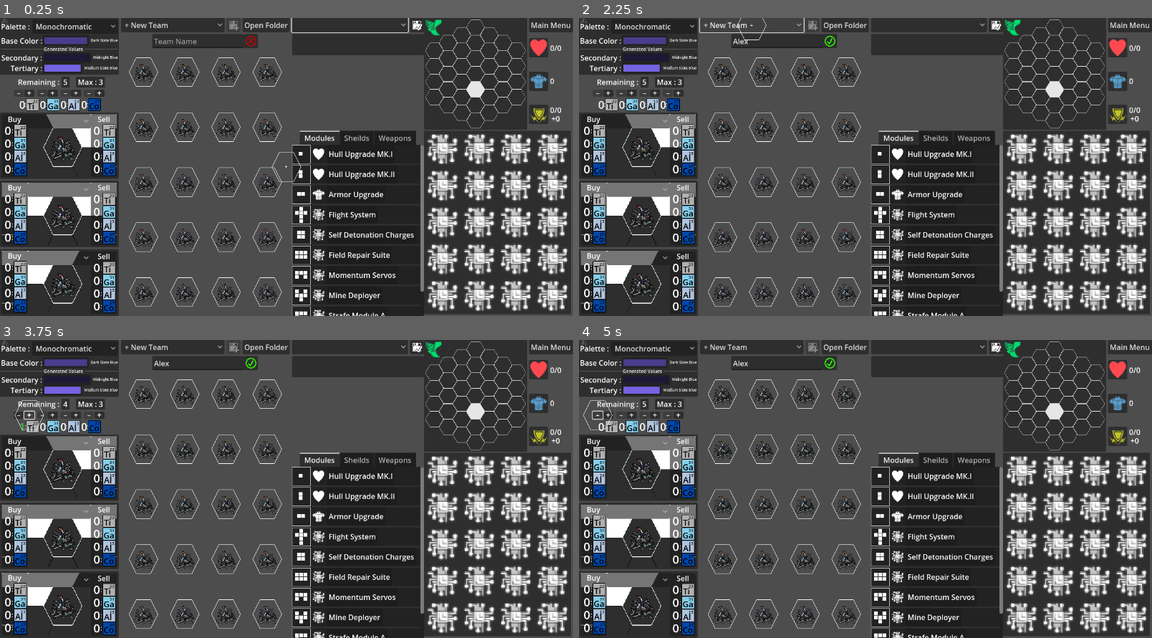
Above: before the commit, frames 1-4 (two rows, left to right).
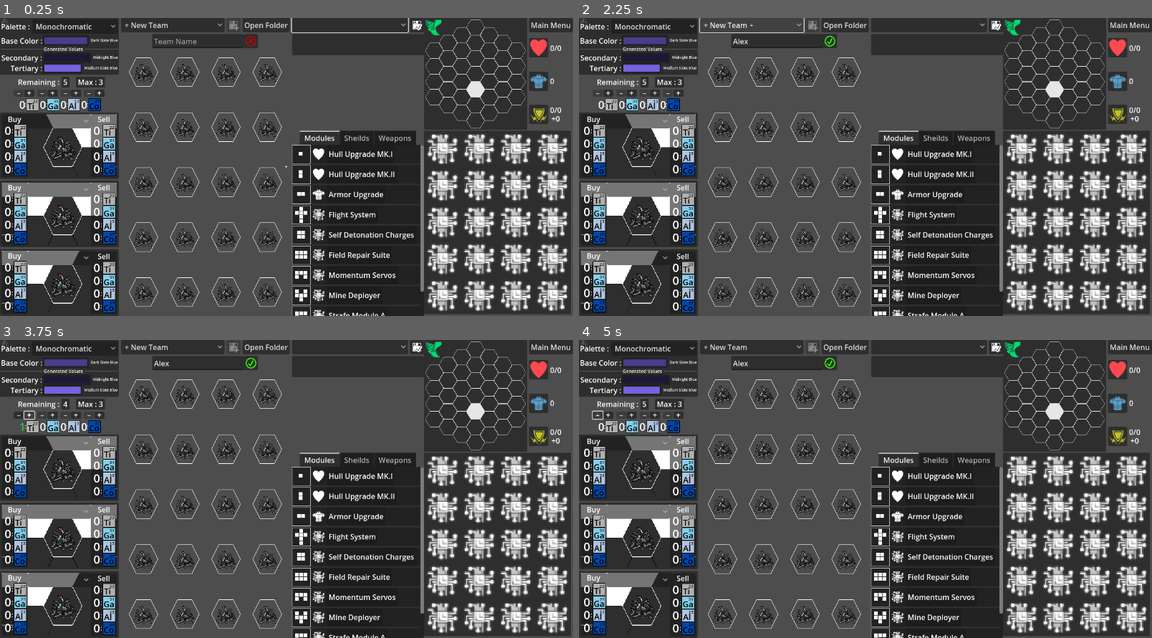
Above: after the commit, the same moments.

Repository: APillarOfSalt/BattleMecha2.0
Game: Godot game, scene res://unit_customizer.tscn
Same seed, same stepped clock (60 frames per second), same inputs: the game is played once before the commit and once after it. This scene is started directly instead of the project's main scene.
Inputs (mouse positions are in pixels of both pictures, inside the frame that each line leads up to):
- Up to frame 1 (0.25 s): no input
- Up to frame 2 (2.25 s): click (779, 41) at 0.52 s; type "Alex" at 0.6 s; click "+ New Team" at 1.25 s; click "+ New Team" at 2 s
- Up to frame 3 (3.75 s): click "Monochromatic" at 2.75 s; click (28, 414) at 3.5 s
- Up to frame 4 (5 s): click (596, 414) at 4.25 s

The runs differ from the first frame. In frame 1, less than 0.1% of the frame differs, in the area x 47-53%, y 44-56%; in frame 2, less than 0.1%; in frame 3, less than 0.1%; in frame 4, less than 0.1%.

Commit message:
Finished Combat Refactor
Now its just cosmetics

Diff:
--- a/animation_controller_defense.gd
+++ b/animation_controller_defense.gd
@@ -64,10 +64,13 @@
 	stats._on_hit()
 	finished.emit()
 
-func _play_death():
+@rpc("any_peer", "call_remote", "reliable")
+func _play_death(local:bool=true):
 	active_anim = ANIM.death
 	active_anim_name = ANIMS[active_anim].anim
 	play_msec = Time.get_ticks_msec()+100
+	if local:
+		_play_death.rpc(false)
 
 
 const STRS : Dictionary = {
--- a/attack_queue.gd
+++ b/attack_queue.gd
@@ -34,13 +34,14 @@
 	attacks.pop_front().play()
 	return true
 func _on_anim_finished(atk:Container):
-	await Global.create_wait_timer(1)
-	for unit in atk.get_nodes():
-		if unit.map_obj.dying:
-			printerr("unit is dying...")
-			await unit.is_now_dead
-		else:
-			printerr("obj_id:",unit.map_obj.id, ", is dying:", unit.map_obj.dying)
+	#await Global.create_wait_timer(1)
+	#for unit in atk.get_nodes():
+		#printerr(unit.map_obj.id,":",unit.unit_data.name," @:",Time.get_ticks_msec())
+		#if unit.map_obj.get_is_dying():
+			#printerr("unit is dying...",unit.map_obj.id)
+			#await unit.is_now_dead
+		#else:
+			#printerr("obj_id:",unit.map_obj.id, ", is dying:", unit.map_obj.unit.stats.hp)
 	atk.queue_free()
 	#sniffer.update_tiles(attacks)
 	while attacks.size():
--- a/attack_queue_one_attack.gd
+++ b/attack_queue_one_attack.gd
@@ -21,8 +21,10 @@
 	weapon = wep
 	if wep.push >= 0:
 		push = atk.cubic_weapons_push[wep.id]
+	all_nodes.append(attacker)
 	for defender : Unit_Node in def:
 		defenders.append(defender)
+		all_nodes.append(defender)
 		var def_node = defender.ui._duplicate(true, false, true)
 		def_node.show_local_sprite = true
 		$h/def.add_child(def_node)
@@ -46,10 +48,9 @@
 		anim_playing = false
 		animation_finished.emit(self)
 
+var all_nodes : Array[Unit_Node] = []
 func get_nodes()->Array[Unit_Node]:
-	var nds := defenders.duplicate(false)
-	nds.push_front(attacker)
-	return nds
+	return all_nodes
 func get_atk_cube()->Vector3i:
 	return attacker.map_obj.to_pos
 func get_aim_cubes()->Array[Vector3i]:
--- a/combat_manager.gd
+++ b/combat_manager.gd
@@ -36,30 +36,18 @@
 	for combat:Array in overlaps:
 		queue.create_combat_with(combat)
 		await Global.create_wait_timer()
-	if last_was_overlap:
-		return
-	print("no overlaps found")
-	var attackers : Dictionary = obj_ctrl.gather_attacks(phase) #atk_obj_id:int : { weapon_module_id:int : [def_obj_id:int, etc...] }
-	printerr("number of attacks found :",attackers.size())
-	for atk_id:int in attackers.keys():
-		for wep_id:int in attackers[atk_id].keys():
-			var def_ids : Array = attackers[atk_id][wep_id]
-			print("creating combat-> from:",atk_id,"with:",wep_id,
-				"\n to:",def_ids)
-			queue.create_atk_node.rpc(atk_id, wep_id, def_ids)
-			await Global.create_wait_timer()
+	if !last_was_overlap:
+		print("no overlaps found")
+		var attackers : Dictionary = obj_ctrl.gather_attacks(phase) #atk_obj_id:int : { weapon_module_id:int : [def_obj_id:int, etc...] }
+		printerr("number of attacks found :",attackers.size())
+		for atk_id:int in attackers.keys():
+			for wep_id:int in attackers[atk_id].keys():
+				var def_ids : Array = attackers[atk_id][wep_id]
+				print("creating combat-> from:",atk_id,"with:",wep_id,
+					"\n to:",def_ids)
+				queue.create_atk_node.rpc(atk_id, wep_id, def_ids)
+				await Global.create_wait_timer()
 	queue._play.rpc()
-
-
-
-	#sniffer.overlap_tiles.clear()
-	#sniffer.attacks.clear()
-	#rpc_clear.rpc()
-	#var objs : Array[Map_Object] = obj_ctrl.get_all_combat_objs()
-	#if !objs.size():
-		#_on_sniffer_on_search_complete()
-		#return
-	#sniffer.setup(objs)
 
 
 
--- a/combat_push_controller.gd
+++ b/combat_push_controller.gd
@@ -32,9 +32,11 @@
 	for oid:int in oid_cube.keys():
 		var obj : Map_Object = obj_ctrl.all_objects[oid]
 		if !oid in bump_ids: #move to push spot
-			obj.cursor.push_cube = oid_cube[oid]
+			obj.push_cube = oid_cube[oid]
 		else: #getting bumped
-			obj.cursor.push_cube = (obj.cubic - obj.to_pos).sign()
+			print(obj.id,":",obj.push_cube)
+			obj.push_cube = (obj.cubic - obj.to_pos).sign()
+			print(obj.id,":",obj.push_cube)
 
 class Cube_Option_Handler:
 	var cube_options : Array[Cube_Options] = []
--- a/cursor_disp.gd
+++ b/cursor_disp.gd
@@ -18,7 +18,6 @@
 		map = tilemap
 		if !is_inside_tree():
 			await ready
-		$c/hex.visible = map is TileMap
 var map_pos : Vector2i = Vector2i(-1,-1):
 	set(pos):
 		map_pos = pos
--- a/cursor_disp.tscn
+++ b/cursor_disp.tscn
@@ -7,7 +7,6 @@
 [ext_resource type="Script" path="res://cursor_module_manager.gd" id="5_ljewj"]
 [ext_resource type="PackedScene" uid="uid://kkah6vax8l7b" path="res://module_display.tscn" id="6_swr4m"]
 [ext_resource type="PackedScene" uid="uid://30b0ih8ktswp" path="res://module_blocks.tscn" id="7_3hdyn"]
-[ext_resource type="Texture2D" uid="uid://bkq5cnnrp0304" path="res://assets/tileset64x64.png" id="9_g15je"]
 [ext_resource type="StyleBox" uid="uid://c6rrj0gxhiklk" path="res://styles/hover_outline_stylebox.tres" id="9_hlun8"]
 
 [sub_resource type="SystemFont" id="SystemFont_o11tr"]
@@ -59,11 +58,6 @@
 mouse_display = true
 border_color = Color(0.8, 0.16, 0.16, 1)
 
-[node name="hex" type="Sprite2D" parent="c"]
-visible = false
-texture = ExtResource("9_g15je")
-hframes = 2
-
 [node name="anchor" type="Node2D" parent="."]
 z_index = 3
 
--- a/map_cursor.gd
+++ b/map_cursor.gd
@@ -51,7 +51,7 @@
 		tile = 3
 	map.set_cell(2,oddq,1,Vector2i(num,0),1)
 
-
+var can_act_override : bool = true
 var is_action_phase : bool:
 	get:
 		is_action_phase = turn_tracker.phase == turn_tracker.PHASES.action
@@ -69,11 +69,11 @@
 	return can_act
 
 func _process(_delta):
-	if turn_tracker.phase  < 0:
+	if turn_tracker.phase < 0:
 		return
 	global_position = get_global_mouse_position()
 	map_pos = map.local_to_map(position)
-	if !get_can_act():
+	if !get_can_act() or !can_act_override:
 		return
 	var accept : bool = Input.is_action_just_pressed("ui_accept") or Input.is_action_just_pressed("lmb")
 	var cancel : bool = Input.is_action_just_pressed("ui_cancel") or Input.is_action_just_pressed("rmb")
--- a/map_object.gd
+++ b/map_object.gd
@@ -14,9 +14,6 @@
 func _start_turn():
 	turn_over = false
 
-func play_death()->Signal:
-	unit.def_anim_ctrl._play_death()
-	return unit.def_anim_ctrl.finished
 
 var turn_over : bool = false:
 	set(toggle):
@@ -34,12 +31,21 @@
 	return ui.check_affordable(unit.unit_data.cost)
 
 var id : int = -1
-var dying : bool = false
+var dying : bool = false:
+	set(toggle):
+		dying = toggle
 func do_free(death_return_sale:int=-1):
 	dying = true
 	if death_return_sale == 1:
 		ui.unit_sale(unit)
 	unit.is_now_dead.emit(unit, death_return_sale)
+func get_is_dying()->bool:
+	dying = dying or unit.stats.hp <= 0
+	return dying
+
+func play_death()->Signal:
+	unit.def_anim_ctrl._play_death()
+	return unit.def_anim_ctrl.finished
 
 func setup(oid:int, cube:Vector3i,p_num:int,unit_id:int, local:bool):
 	id = oid
@@ -91,11 +97,10 @@
 
 
 func confirm_combat_move():
-	if cursor.push_cube == Vector3i(0,0,0):
+	if push_cube == Vector3i(0,0,0):
 		return
-	cubic = to_pos
-	to_pos += cursor.push_cube
-	cursor.push_cube = Vector3i(0,0,0)
+	cubic = to_pos + push_cube
+	push_cube = Vector3i(0,0,0)
 func confirm_move():
 	cubic = to_pos
 	_start_turn()
@@ -110,6 +115,10 @@
 		to_pos = vec
 		global_position = glo_pos_from_cube(vec)
 		unit.global_position = glo_pos_from_cube(vec)
+var push_cube : Vector3i:
+	set(vec): cursor.push_cube = vec
+	get: return cursor.push_cube
+
 
 func get_movement(use_cubic:bool=false):
 	var affordable : bool = check_afforable() or bought
@@ -121,13 +130,26 @@
 				movement[-1] += cubic
 	return movement
 
+const overlap_padding : int = 24
+var glo_from := Vector2(-1,-1)
+func start_tween():
+	glo_from = unit.global_position
 #false:Push ; true:Move
 func tween_pos(ratio:float, push_move:bool=false):
 	var to : Vector3i = to_pos # true to_pos
-	var from : Vector3i = cubic # true cubic
 	if !push_move: #push
-		if cursor.push_cube == Vector3i(0,0,0):
+		if push_cube == Vector3i(0,0,0):
 			return
-		from = to_pos # false to_pos
-		to += cursor.push_cube # false to_pos+cubic
-	unit.global_position = glo_pos_from_cube(from).lerp( glo_pos_from_cube(to), ratio )
+		to += push_cube # false to_pos+cubic
+	var glo_to : Vector2 = glo_pos_from_cube(to)
+	var from_to : Vector2 = glo_to - glo_from
+	if check_overlaps(to).size():
+		from_to -= from_to.limit_length(overlap_padding)
+	unit.global_position = glo_from + (from_to * ratio)
+
+func check_overlaps(cube:Vector3i):
+	var others : Array[int] = []
+	for obj:Map_Object in get_tree().get_nodes_in_group("map_obj"):
+		if obj.id != id and obj.to_pos + obj.push_cube == cube:
+			others.append(obj.id)
+	return others
--- a/map_object.tscn
+++ b/map_object.tscn
@@ -7,7 +7,7 @@
 [ext_resource type="Script" path="res://map_obj_highlight.gd" id="5_kfrsh"]
 [ext_resource type="Script" path="res://map_obj_combat_highlight.gd" id="6_urnyk"]
 
-[node name="obj" type="Node2D"]
+[node name="obj" type="Node2D" groups=["map_obj"]]
 script = ExtResource("1_0jr3w")
 
 [node name="bg" type="Sprite2D" parent="."]
--- a/object_controller.gd
+++ b/object_controller.gd
@@ -39,9 +39,6 @@
 		_local_obj_removal(obj.unit, 0)
 		await Global.create_wait_timer(0.5)
 
-func confirm_push():
-	for obj:Map_Object in all_objects.values():
-		obj.confirm_combat_move()
 
 #false: start of turn, true: move phase
 @rpc("any_peer", "call_local", "reliable")
@@ -183,9 +180,18 @@
 			signal_count += 1
 func _on_unit_death():
 	signal_count -= 1
+	if signal_count == 0:
+		confirm_push()
+		combat_move_finished.emit()
+
+func confirm_push():
+	for obj:Map_Object in all_objects.values():
+		obj.confirm_combat_move()
 
 func do_move():
 	is_moving = move_time_msec
+	for obj:Map_Object in all_objects.values():
+		obj.start_tween()
 	if turn_tracker.phase != turn_tracker.PHASES.move:
 		check_unit_deaths()
 #@export_range(250,2000) var move_time_msec : int = 1200
@@ -200,16 +206,22 @@
 func _finish_phase():
 	if turn_tracker.phase == turn_tracker.PHASES.move:
 		move_phase_finished.emit()
-	else:
-		await signal_count == 0
+	elif signal_count == 0:
 		confirm_push()
 		combat_move_finished.emit()
 func _physics_process(delta):
 	if is_moving:
 		is_moving -= floor(delta * 1000.0)
 		var ratio : float = float(is_moving)/float(move_time_msec)
-		for obj:Map_Object in all_objects.values():
-			obj.tween_pos(1.0 - ratio, turn_tracker.phase == turn_tracker.PHASES.move)
+		var to_remove : Array = []
+		for obj_id:int in all_objects.keys():
+			var obj = all_objects[obj_id]
+			if obj == null:
+				to_remove.append(obj_id)
+			else:
+				obj.tween_pos(1.0 - ratio, turn_tracker.phase == turn_tracker.PHASES.move)
+		for obj_id:int in to_remove:
+			all_objects.erase(obj_id)
 
 #called by combat_manager
 func gather_all_overlaps()->Array[Array]: #[ [obj:Map_Object,etc...], [overlap2]... ]
@@ -240,12 +252,12 @@
 			for cube:Vector3i in obj.unit.cubic_weapons[wep_id]:
 				cube += obj.to_pos
 				if cube in obj_tiles.keys():
-					if !obj.id in attacks.keys():
-						attacks[obj.id] = {}
-					if !wep_id in attacks[obj.id].keys():
-						attacks[obj.id][wep_id] = []
 					for def_id:int in obj_tiles[cube]:
 						if all_objects[def_id].player_num != obj.player_num:
+							if !obj.id in attacks.keys():
+								attacks[obj.id] = {}
+							if !wep_id in attacks[obj.id].keys():
+								attacks[obj.id][wep_id] = []
 							attacks[obj.id][wep_id].append(def_id)
 	return attacks
 
--- a/scenes/main_map/main_multiplayer_manager.gd
+++ b/scenes/main_map/main_multiplayer_manager.gd
@@ -124,6 +124,7 @@
 		", on:",multiplayer.get_unique_id(),"@:",Time.get_ticks_msec())
 	turn_tracker.advance()
 	local_ui.end_action_phase()
+	map_cursor.can_act_override = false
 	await turn_tracker.anim_complete
 	if turn_tracker.phase == turn_tracker.PHASES.action:
 		if !is_host():
@@ -174,12 +175,11 @@
 		return
 	if turn_tracker.round > 1:
 		await obj_ctrl.start_round()
-	if get_player_num() < 2:
-		await Global.create_wait_timer(1)
 	start_round.rpc_id( get_next_peer_id(), true)
 @rpc("authority", "call_local", "reliable")
 func finalize_start():
 	local_ui.start_round()
+	map_cursor.can_act_override = true
 
 var server_data : Dictionary = {}
 @rpc("any_peer", "call_local", "reliable")
--- a/ui_stats.gd
+++ b/ui_stats.gd
@@ -1,7 +1,8 @@
 extends GridContainer
 class_name Unit_UI_Stats
 
-var is_alive : bool = hp > 0
+var is_alive : bool:
+	get: return hp > 0
 var unit_name : String = ""
 func _on_hit()->bool: #false:dead ; true:Still alive
 	print(unit_name, ": HP:",hp,",",next_hp,"; SH:",shield,",",next_shield)
@@ -11,11 +12,11 @@
 	hp_nd._refresh()
 	shield_nd.current = shield
 	shield_nd._refresh()
-	if hp <= 0:
-		return false
-	return true
+	print(unit_name, ": HP:",hp,"; SH:",shield," @:",Time.get_ticks_msec())
+	return is_alive
 
-func _setup_next_damage(val:int, type:Module_Data.DMG_TYPES)->bool: #true if shield broke
+func _setup_next_damage(val:int, type:int)->bool: #true if shield broke
+	print("dmg setup on peer:",multiplayer.get_unique_id(),":",unit_name,":",val,":",type)
 	var has_shield : bool = shield >= 1
 	next_hp = hp
 	next_shield = shield
--- a/unit_node.gd
+++ b/unit_node.gd
@@ -147,10 +147,6 @@
 			cubic_weapons[mod.id].append( map.oddq_to_cubic(oddq, player_num) )
 		if mod.push in range(6):
 			cubic_weapons_push[mod.id] = map.oddq_to_cubic( Global.directions_evenx[mod.push], player_num)
-
-func _process(delta):
-	$Label.text = ["Display:-2","Roller:-1","Held:0","Deployed:1","Ready:2"][state+2]
-	$Label.text += str("\n turn over:",map_obj.turn_over,", bought:",map_obj.bought)
 
 #func _start_turn():
 	#turn_over = false
--- a/unit_node.tscn
+++ b/unit_node.tscn
@@ -8,7 +8,7 @@
 [ext_resource type="PackedScene" uid="uid://doxg561wf43a4" path="res://animation_controller_defense.tscn" id="5_i7suh"]
 [ext_resource type="PackedScene" uid="uid://dgvh2ku6pfa3k" path="res://animation_controller_offense.tscn" id="6_cd80x"]
 
-[node name="unit_node" type="Node2D" groups=["input", "map_obj", "object"]]
+[node name="unit_node" type="Node2D" groups=["input"]]
 script = ExtResource("1_iu7dp")
 
 [node name="anchor" type="Node2D" parent="."]
@@ -28,15 +28,12 @@
 vframes = 2
 
 [node name="def_anim" parent="anchor" instance=ExtResource("5_i7suh")]
+z_index = 3
 
 [node name="atk_anim" parent="anchor" instance=ExtResource("6_cd80x")]
-z_index = 3
+z_index = 4
 
 [node name="unit_ui" parent="anchor" instance=ExtResource("2_iaqrp")]
 visible = false
-z_index = 1
+z_index = 2
 offset_bottom = 132.0
-
-[node name="Label" type="Label" parent="."]
-offset_right = 40.0
-offset_bottom = 23.0
Not shown: 1 places in cursor_disp.tscn that only renumber resources
